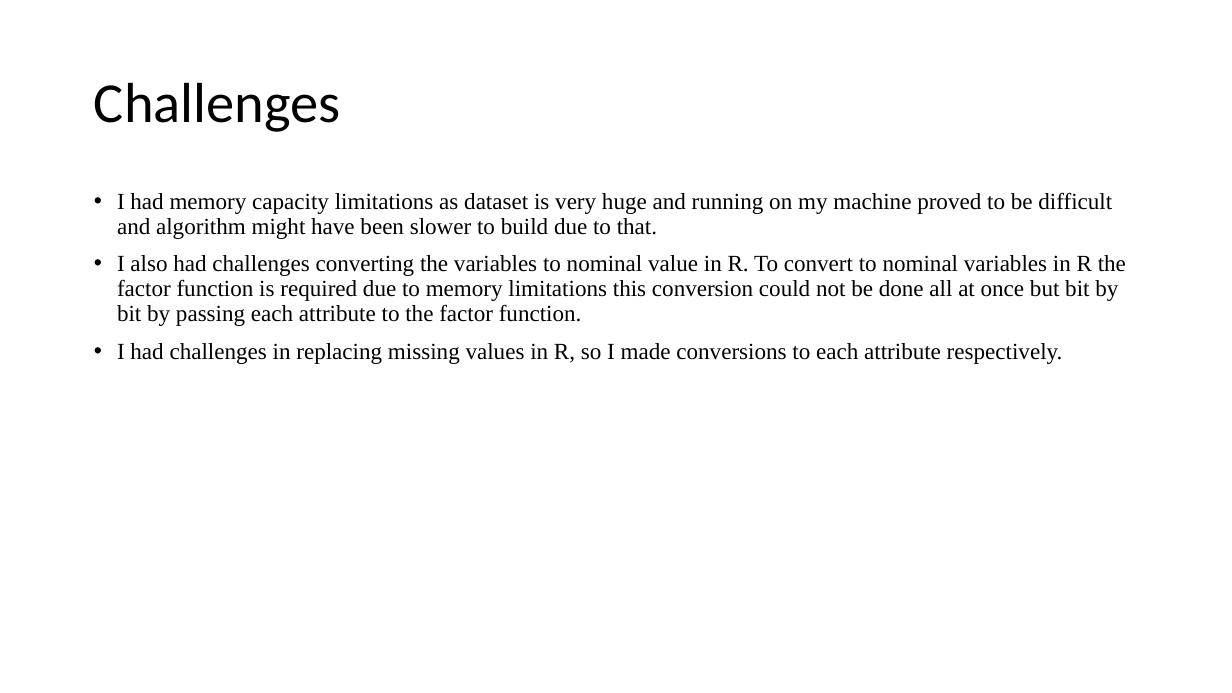
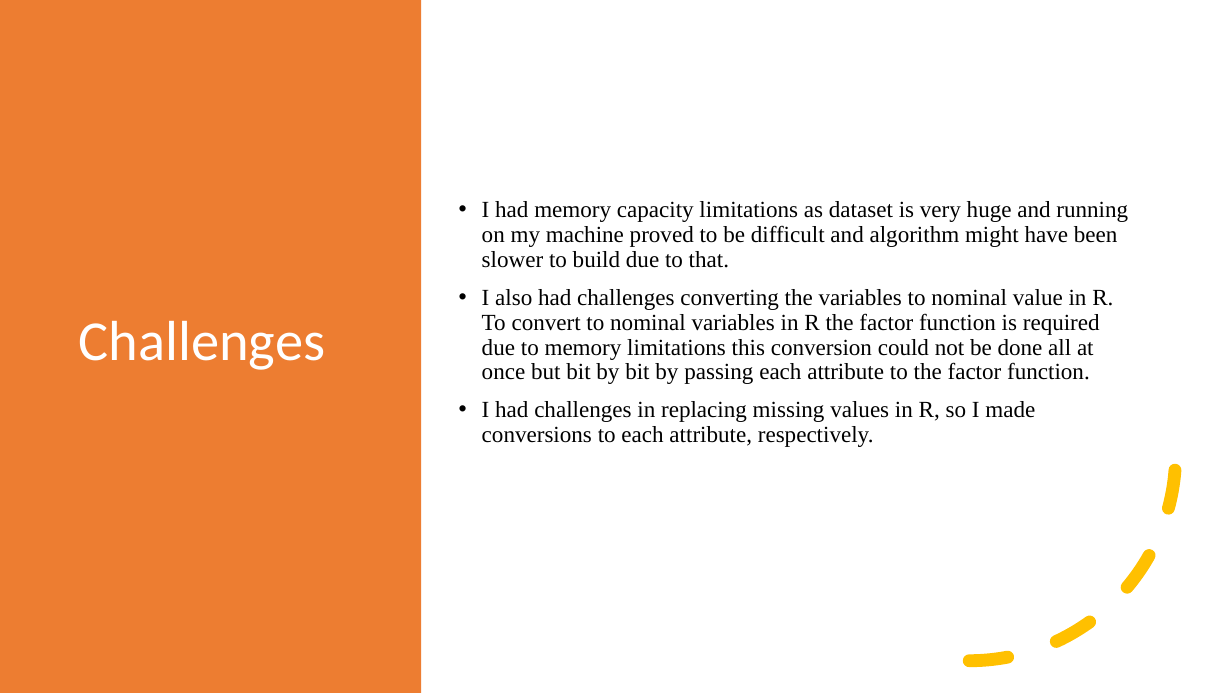
Before and after one commit to Celestina-ayeni/Dissertation, a slide deck: slide 13 of DissertationPresentation.pptx. Drawn at 1232x693 pixels with LibreOffice and Linux fonts; fonts in the diff are those of the drawing. Boxes give left, top, right and bottom in pixels: in the first picture for what was removed or moved away, otherwise in the second. Text is boxed around its words. In the diff, an @@ line names an element or a change of style, - is before the commit and + after.

```diff
--- a/DissertationPresentation.pptx
+++ b/DissertationPresentation.pptx
@@ rectangle added at [0, 0, 421, 693], fill #ED7D31 @@
@@ title "Challenges": place and size @@
-title "Challenges" at [94, 82, 341, 132]
+title "Challenges" at [79, 320, 326, 370]
@@ title "Challenges" at [79, 320, 326, 370]: text colour #000000 to #FFFFFF @@
@@ text "I had memory capacity limitations ...": place and size @@
-text "I had memory capacity limitations ..." at [117, 192, 1126, 364]
+text "I had memory capacity limitations ..." at [482, 201, 1128, 447]
@@ text "I had memory capacity limitations ..." at [482, 201, 1128, 447]: vertical alignment top to middle @@
@@ arc (boxed as its full ellipse) added at [763, 249, 1177, 662], outline #FFC000 10 pt dashed @@
@@ text at [482, 401, 1035, 447]: text changed @@
-• I had challenges in replacing missing values in R, so I made conversions to each attribute respectively.
+• I had challenges in replacing missing values in R, so I made conversions to each attribute, respectively.
```
Also in this commit, not shown: 13 other slides changed, 1 slide added.
